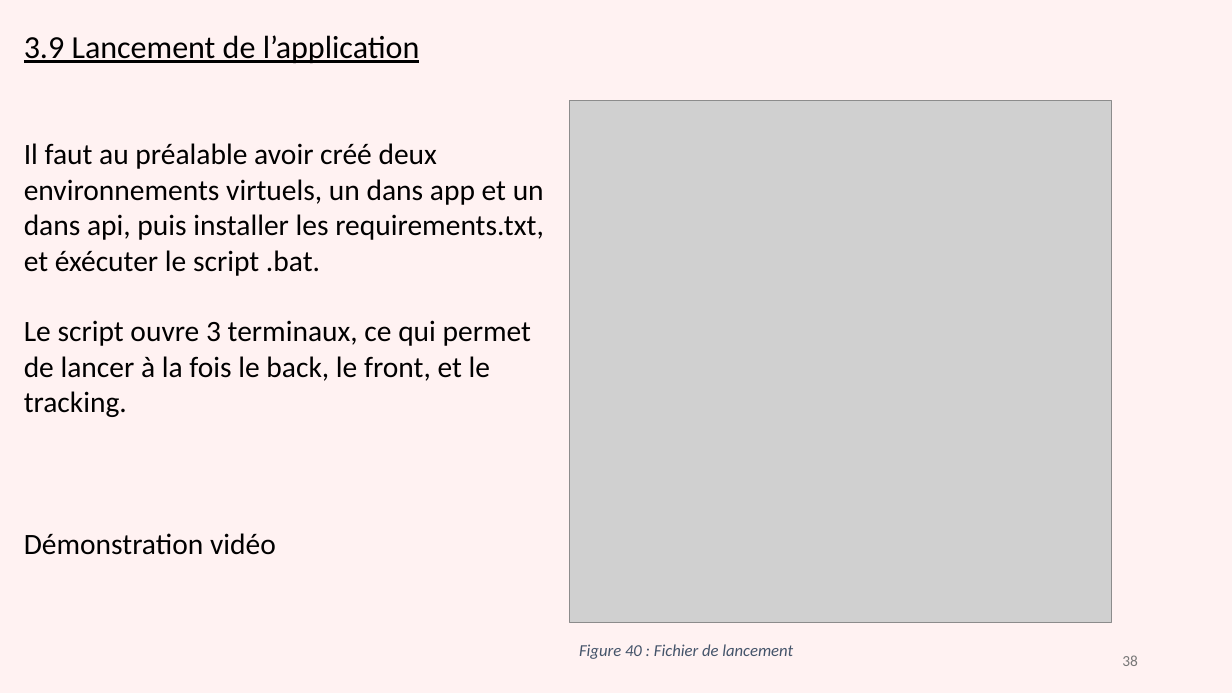
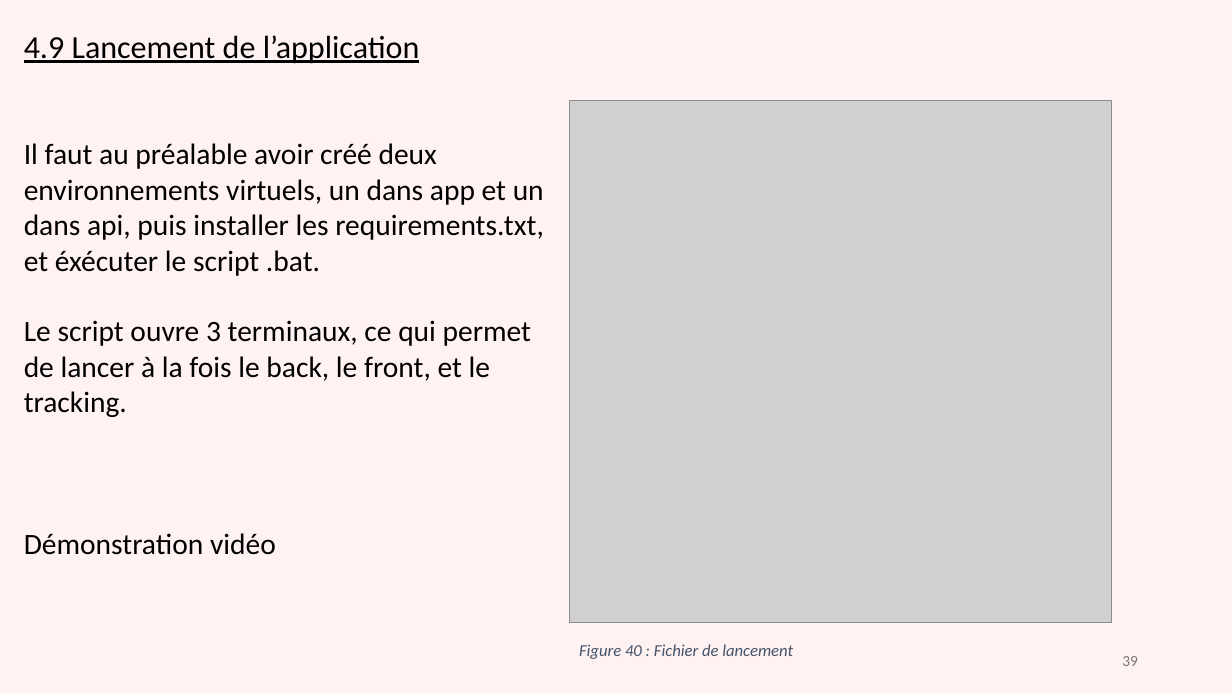
Before and after one commit to gdaume24/Projet-chef-oeuvre, a slide deck: slide 39 of E1/diapo.PPTX (slide 38 before the commit). Drawn at 1232x693 pixels with LibreOffice and Linux fonts; fonts in the diff are those of the drawing; grey boxes stand for pictures. Boxes give left, top, right and bottom in pixels: in the first picture for what was removed or moved away, otherwise in the second. Text is boxed around its words. In the diff, an @@ line names an element or a change of style, - is before the commit and + after.

```diff
--- a/E1/diapo.PPTX
+++ b/E1/diapo.PPTX
@@ text at bbox=[24, 35, 420, 64]: text changed @@
-3.9 Lancement de l’application
+4.9 Lancement de l’application
@@ page number at bbox=[1122, 656, 1138, 666]: text changed @@
-38
+39
```
Also in this commit, not shown: 12 other slides changed, 2 slides added, 2 slides removed, 4 other files.
